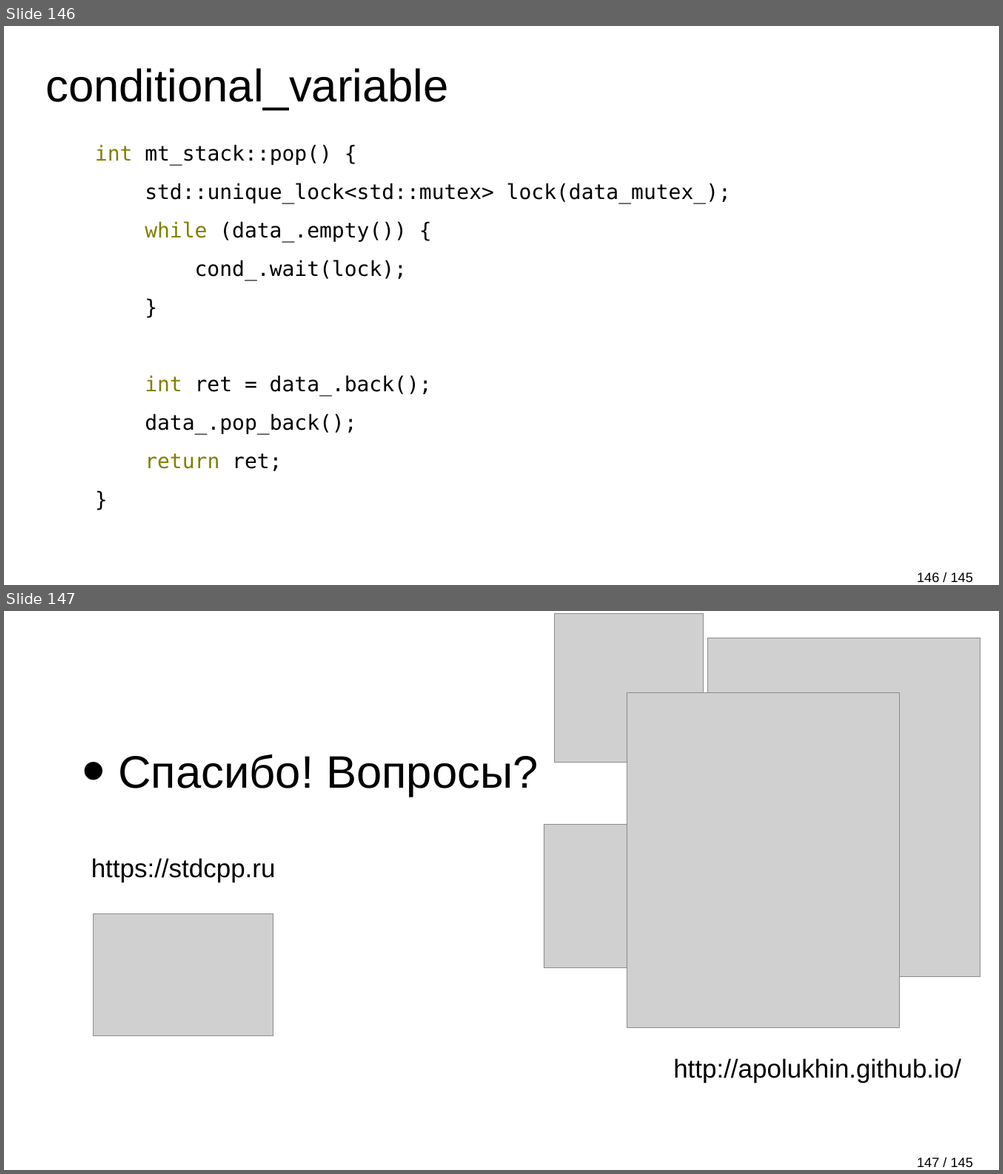
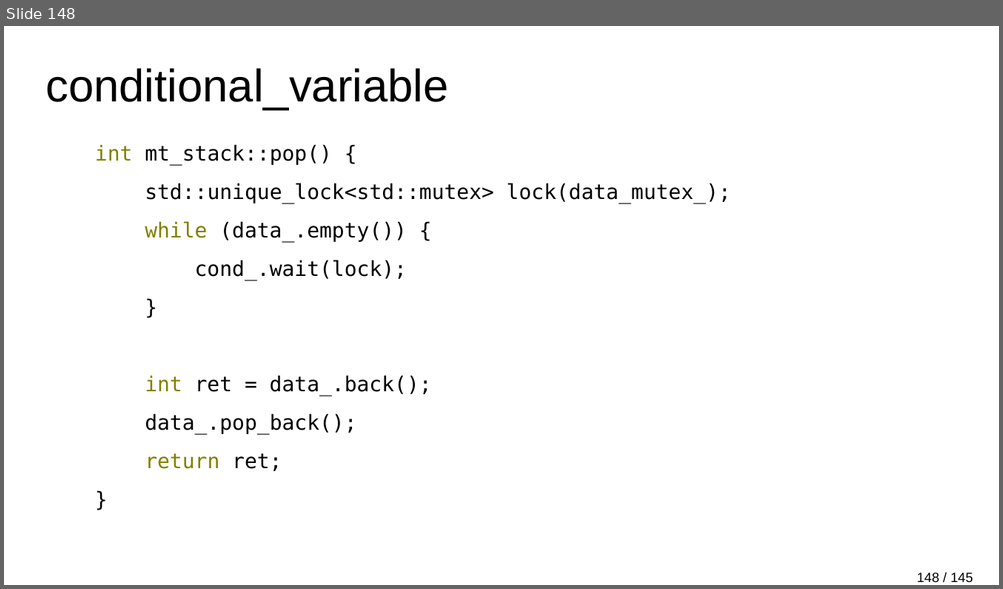
Before and after one commit to apolukhin/apolukhin.github.io, a slide deck: presentations/Nimble C++ (rus).odp. Shown one above the other, each under a label of ours: slides 146 and 147 before the commit, slide 148 after it. The pictures are 1003x1174 and 1003x589 pixels, drawn with LibreOffice and Linux fonts; fonts in the diff are those of the drawing; grey boxes stand for pictures. Boxes give left, top, right and bottom in pixels: in the first picture for what was removed or moved away, otherwise in the second. Text is boxed around its words. In the diff, an @@ line names an element or a change of style, - is before the commit and + after.

```diff
--- a/presentations/Nimble C++ (rus).odp
+++ b/presentations/Nimble C++ (rus).odp
@@ slide 147 removed at box(4, 611, 999, 1170), background #FFFFFF @@
@@ picture removed at box(555, 613, 703, 762) @@
@@ picture removed at box(707, 638, 979, 977) @@
@@ picture removed at box(627, 692, 899, 1028) @@
@@ title removed at box(91, 755, 538, 883) @@
-• Спасибо! Вопросы?
-  https://stdcpp.ru
@@ picture removed at box(543, 824, 659, 968) @@
@@ picture removed at box(93, 914, 273, 1037) @@
@@ title removed at box(673, 1059, 961, 1083) @@
-http://apolukhin.github.io/
@@ page number removed at box(916, 1158, 973, 1167) @@
-147 / 145
@@ what was slide 146 is now slide 148 @@
```
Also in this commit, not shown: 8 slides changed, 4 slides added, 2 other files.
